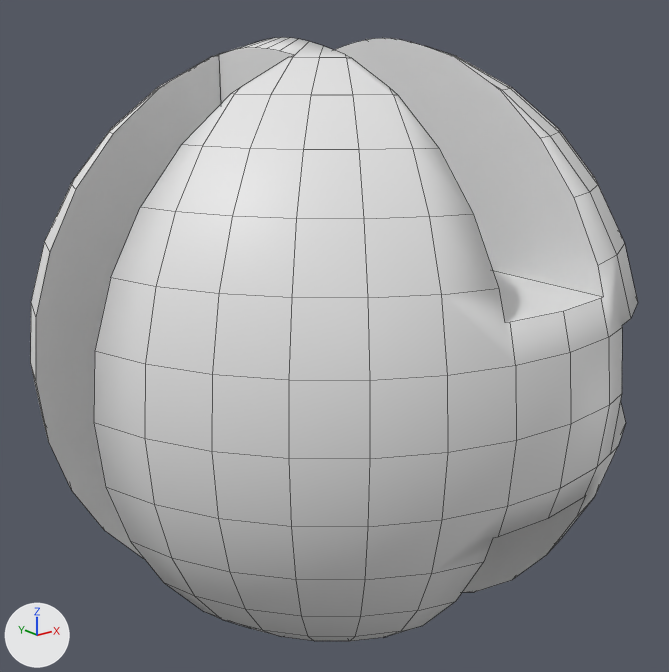
Two versions of the Blender file Assets/Models/Blender Projects/MainBlender.blend, one commit apart.
Both versions are drawn from a 50 mm lens placed at (-1.909, -2.386, 0.955), pointed at (0.0, 0.0, 0.001). Lighting does not change. The marker at lower left points along +X, +Y and +Z. Mesh edges are drawn as thin lines. The same objects are shown in both versions, whatever each file hides.

The older version as bpy lines, for what is in view:
```python
ob_cube_005 = bpy.data.objects.new('Cube.005', me_cube_010)
ob_cube_005.location = (0.8, 0.0, 0.0)
ob_cube_005.scale = (0.5, 2.0, 0.2)
ob_cube_006 = bpy.data.objects.new('Cube.006', me_cube_011)
ob_cube_006.location = (0.0, 0.0, -0.8)
ob_cube_006.rotation_euler = (0.0, 1.571, 0.0)  # degrees (0, 90, 0)
ob_cube_006.scale = (0.5, 2.0, 0.2)
ob_cube_007 = bpy.data.objects.new('Cube.007', me_cube_012)
ob_cube_007.location = (0.0, 0.0, 0.8)
ob_cube_007.rotation_euler = (0.0, 1.571, 0.0)  # degrees (0, 90, 0)
ob_cube_007.scale = (0.5, 2.0, 0.2)
ob_cube_008 = bpy.data.objects.new('Cube.008', me_cube_013)
ob_cube_008.location = (-0.8, 0.0, 0.0)
ob_cube_008.rotation_euler = (-1.571, 3.142, 0.0)  # degrees (-90, 180, 0)
ob_cube_008.scale = (0.5, 2.0, 0.2)
ob_mainmachine_001 = bpy.data.objects.new('MainMachine.001', me_sphere_002)
ob_mainmachine_001.location = (0.0, 0.0, 0.0)
```
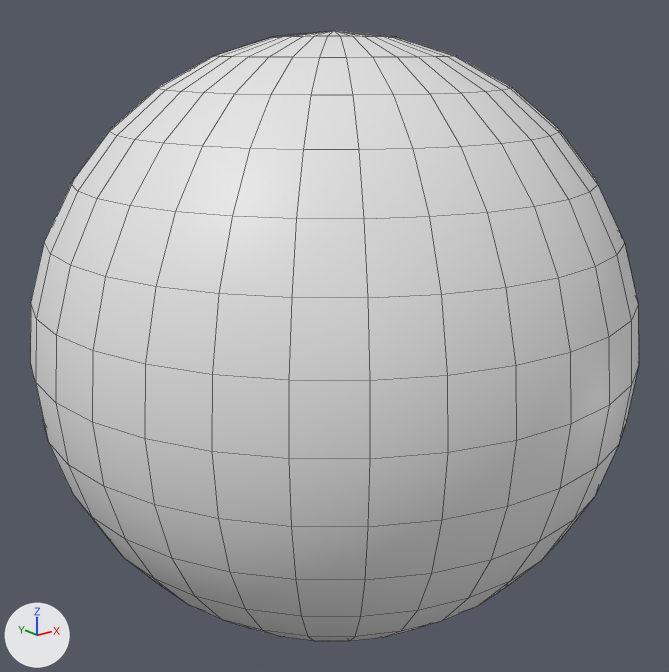
ob_cube_005 is not drawn itself; it is used by a modifier of ob_mainmachine_001, ob_icosphere, ob_icosphere_001.
ob_cube_006 is not drawn itself; it is used by a modifier of ob_mainmachine_001.
ob_cube_007 is not drawn itself; it is used by a modifier of ob_mainmachine_001.
ob_cube_008 is not drawn itself; it is used by a modifier of ob_mainmachine_001.

Where the change shows, as pixel boxes (x1, y1, x2, y2) in the pictures (669 x 672 px):
'MainMachine.001', reshaped, modifiers changed: before (30, 37, 638, 641); after (30, 31, 639, 641)

Patch to the scene script:
```diff
--- a/Assets/Models/Blender Projects/MainBlender.blend.py
+++ b/Assets/Models/Blender Projects/MainBlender.blend.py
@@ ob_cube_005 @@
-ob_cube_005 = bpy.data.objects.new('Cube.005', me_cube_010)
-ob_cube_005.location = (0.8, 0.0, 0.0)
-ob_cube_005.scale = (0.5, 2.0, 0.2)
-ob_cube_005.hide_set(True)
@@ ob_cube_006 @@
-ob_cube_006 = bpy.data.objects.new('Cube.006', me_cube_011)
-ob_cube_006.location = (0.0, 0.0, -0.8)
-ob_cube_006.rotation_euler = (0.0, 1.571, 0.0)  # degrees (0, 90, 0)
-ob_cube_006.scale = (0.5, 2.0, 0.2)
-ob_cube_006.hide_set(True)
@@ ob_cube_007 @@
-ob_cube_007 = bpy.data.objects.new('Cube.007', me_cube_012)
-ob_cube_007.location = (0.0, 0.0, 0.8)
-ob_cube_007.rotation_euler = (0.0, 1.571, 0.0)  # degrees (0, 90, 0)
-ob_cube_007.scale = (0.5, 2.0, 0.2)
-ob_cube_007.hide_set(True)
@@ ob_cube_008 @@
-ob_cube_008 = bpy.data.objects.new('Cube.008', me_cube_013)
-ob_cube_008.location = (-0.8, 0.0, 0.0)
-ob_cube_008.rotation_euler = (-1.571, 3.142, 0.0)  # degrees (-90, 180, 0)
-ob_cube_008.scale = (0.5, 2.0, 0.2)
-ob_cube_008.hide_set(True)
@@ ob_mainmachine_001 @@
 _m = ob_mainmachine_001.modifiers.new('Boolean', 'BOOLEAN')
-_m.object = ob_cube_005
 _m = ob_mainmachine_001.modifiers.new('Boolean.001', 'BOOLEAN')
-_m.object = ob_cube_006
-_m = ob_mainmachine_001.modifiers.new('Boolean.002', 'BOOLEAN')
-_m.object = ob_cube_007
-_m = ob_mainmachine_001.modifiers.new('Boolean.003', 'BOOLEAN')
-_m.object = ob_cube_008
@@ ob_icosphere @@
 _m = ob_icosphere.modifiers.new('Boolean', 'BOOLEAN')
-_m.object = ob_cube_005
 ob_icosphere.hide_set(True)
@@ ob_icosphere_001 @@
 _m = ob_icosphere_001.modifiers.new('Boolean', 'BOOLEAN')
-_m.object = ob_cube_005
 ob_icosphere_001.hide_set(True)
```
